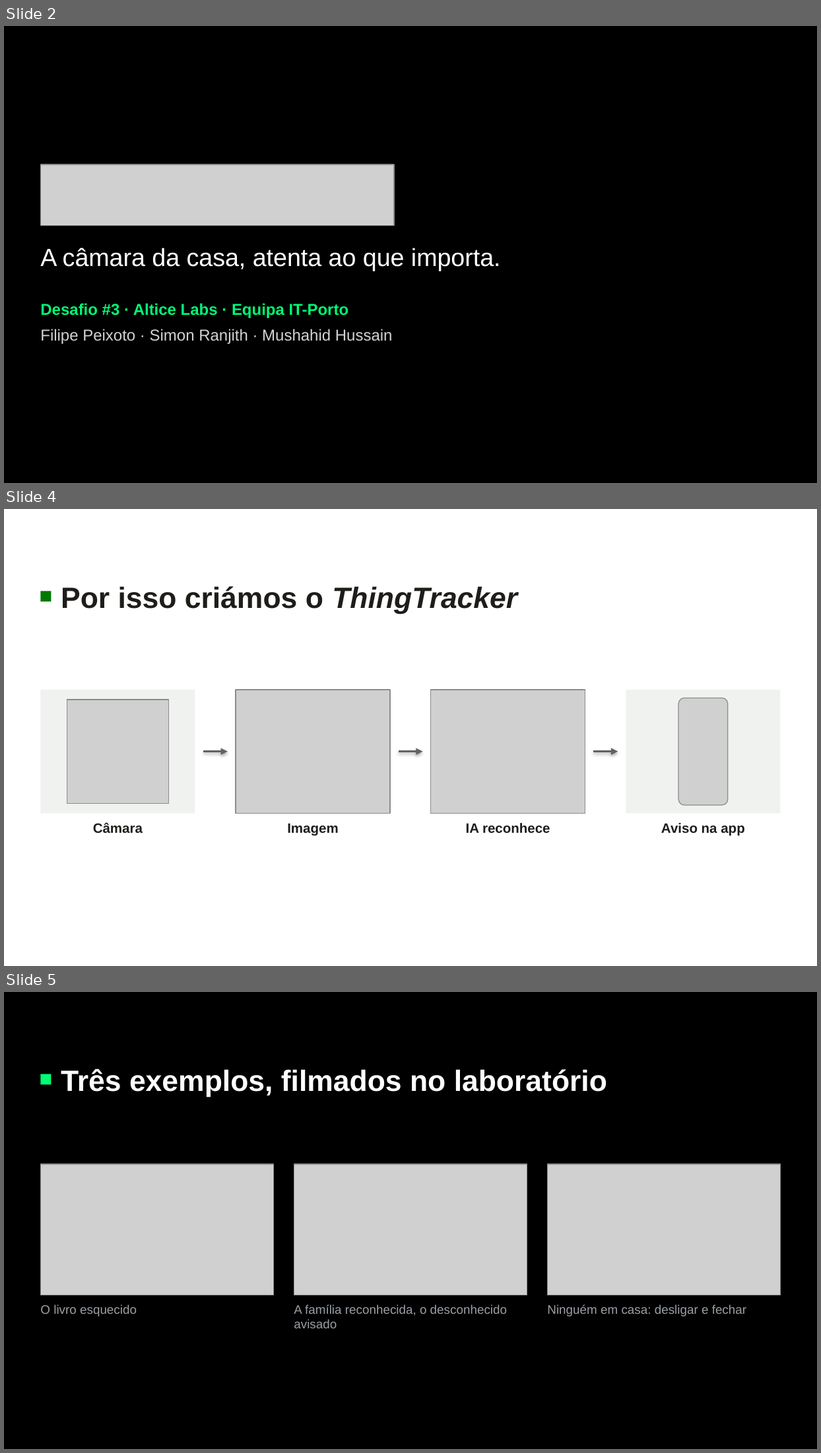
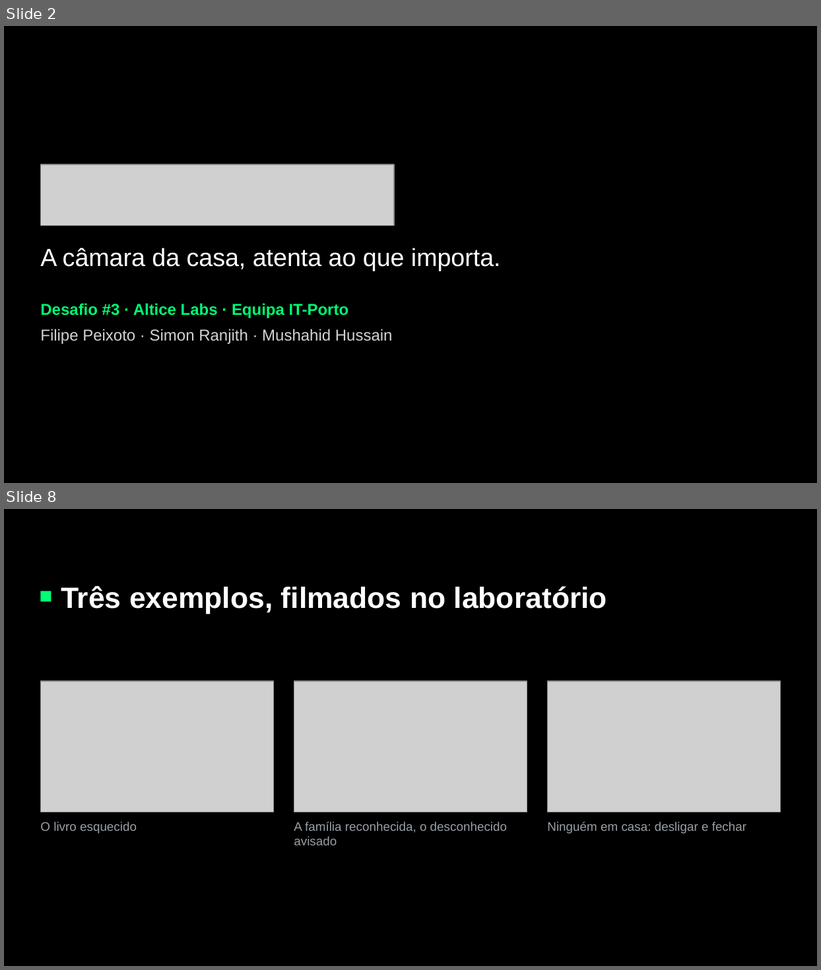
Before and after one commit to F1lipe01/hackathon-techweek, a slide deck: deliverables/deck/ThingTracker - Pitch 5 min.pptx. Shown one above the other, each under a label of ours: slides 2, 4 and 5 before the commit, slides 2 and 8 after it; the slides between them are not shown. The pictures are 821x1453 and 821x970 pixels, drawn with LibreOffice and Linux fonts; fonts in the diff are those of the drawing; grey boxes stand for pictures; background and template pictures are left out. Boxes give left, top, right and bottom in pixels: in the first picture for what was removed or moved away, otherwise in the second. Text is boxed around its words. In the diff, an @@ line names an element or a change of style, - is before the commit and + after.

```diff
--- a/deliverables/deck/ThingTracker - Pitch 5 min.pptx
+++ b/deliverables/deck/ThingTracker - Pitch 5 min.pptx
@@ slide 4 removed at [4,509,817,966], background #FFFFFF @@
@@ text removed at [61,586,517,614] @@
-Por isso criámos o ThingTracker
@@ rectangle removed at [40,591,51,601] @@
@@ rectangle removed at [40,690,195,813] @@
@@ picture removed at [67,700,168,804] @@
@@ picture removed at [236,690,390,813] @@
@@ picture removed at [431,690,585,813] @@
@@ rectangle removed at [626,690,781,813] @@
@@ picture removed at [679,698,729,805] @@
@@ arrow removed from (203, 751) to (228, 751) @@
@@ arrow removed from (399, 751) to (422, 751) @@
@@ arrow removed from (593, 751) to (618, 751) @@
@@ text removed at [93,823,143,834] @@
-Câmara
@@ text removed at [287,824,338,836] @@
-Imagem
@@ text removed at [466,823,550,834] @@
-IA reconhece
@@ text removed at [661,823,745,836] @@
-Aviso na app
@@ what was slide 5 is now slide 8 @@
```
Also in this commit, not shown: 5 slides added, 1 other slide removed, 3 other files.
